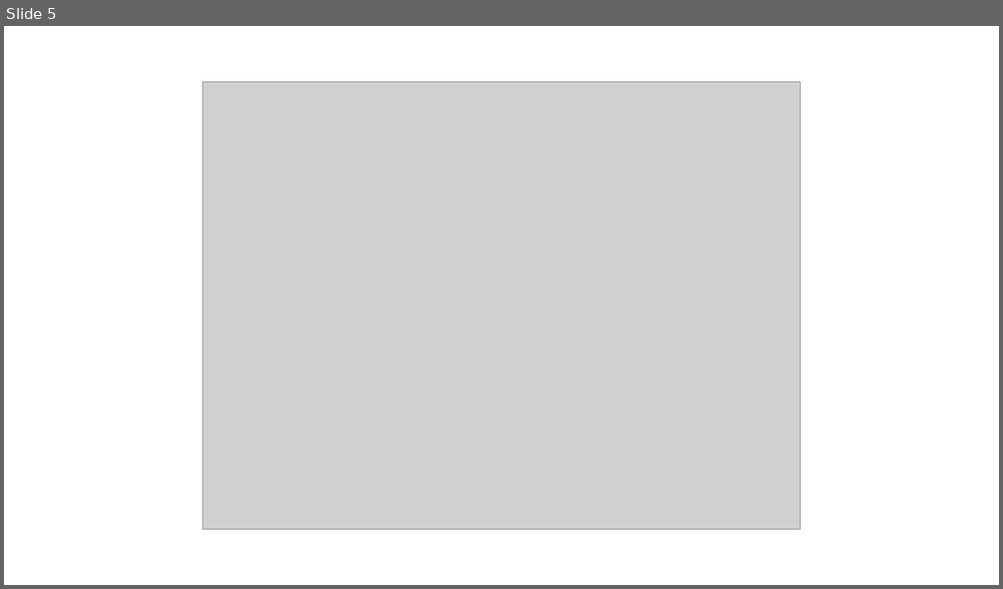
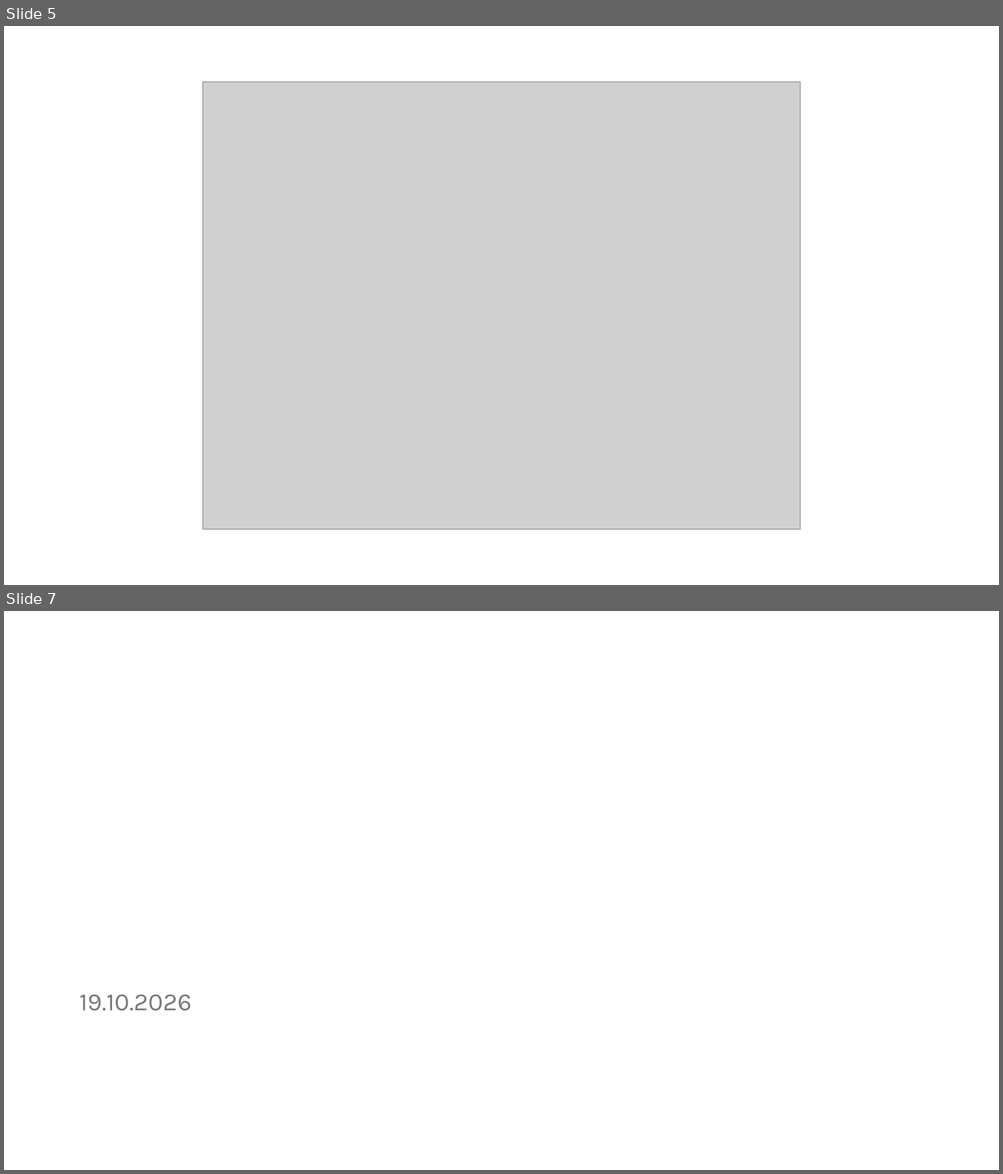
Before and after one commit to zosiaholubowska/relative_pratt, a slide deck: analysis_dnn/results_summary.pptx. Shown one above the other, each under a label of ours: slide 5 before the commit, slides 5 and 7 after it; the slides between them are not shown. The pictures are 1003x589 and 1003x1174 pixels, drawn with LibreOffice and Linux fonts; fonts in the diff are those of the drawing; grey boxes stand for pictures. Boxes give left, top, right and bottom in pixels: in the first picture for what was removed or moved away, otherwise in the second. Text is boxed around its words. In the diff, an @@ line names an element or a change of style, - is before the commit and + after.

```diff
--- a/analysis_dnn/results_summary.pptx
+++ b/analysis_dnn/results_summary.pptx
@@ slide 7 added at (x1=4, y1=611, x2=999, y2=1170), background #FFFFFF @@
@@ text added at (x1=79, y1=994, x2=192, y2=1011), 24 pt, text #797979 @@
+19.10.2026
```
Also in this commit, not shown: 3 other slides added, 11 other files.
